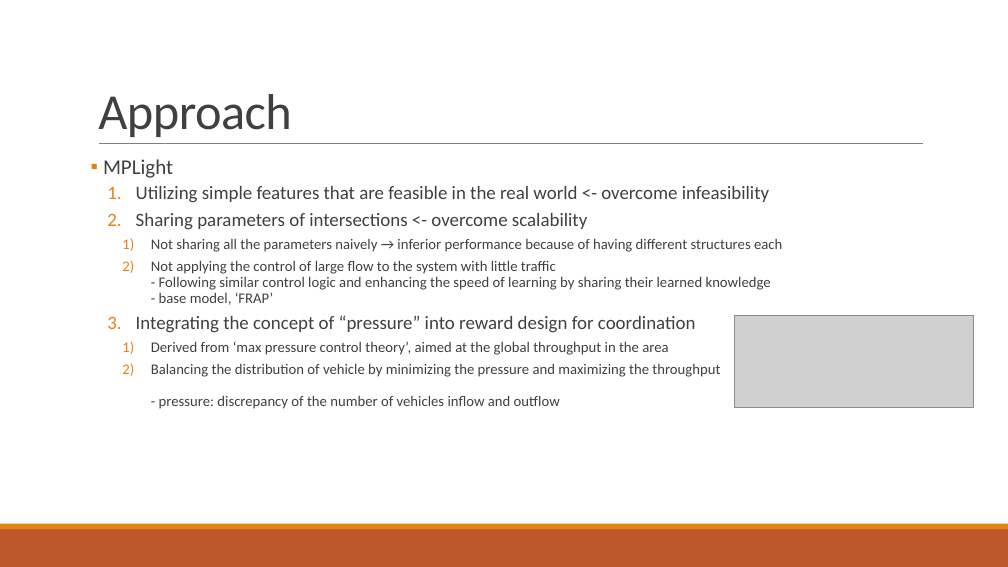
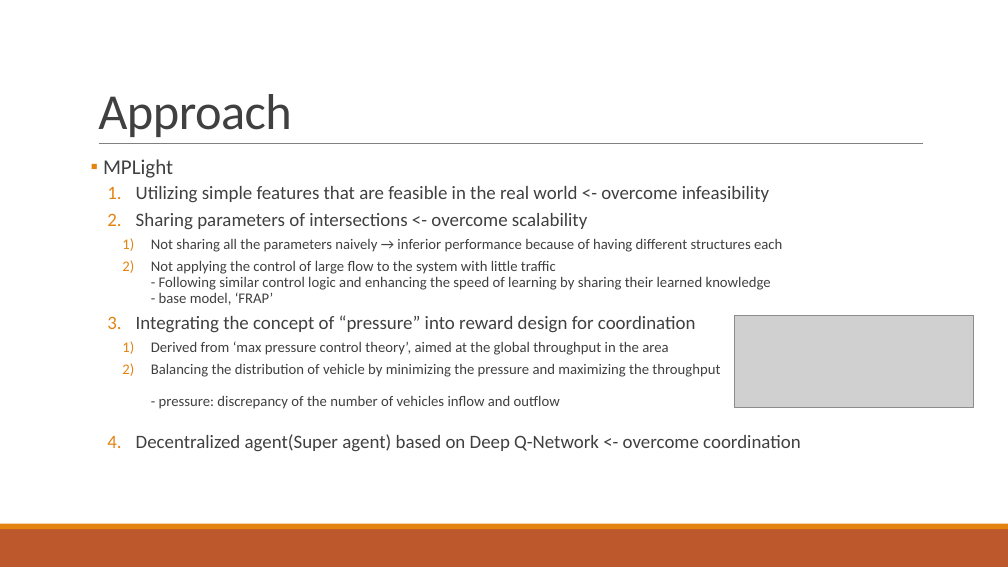
Before and after one commit to 3neutronstar/traffic-optimization_RL, a slide deck: slide 20 of 1st_Seminar(강민수).pptx. Drawn at 1008x567 pixels with LibreOffice and Linux fonts; fonts in the diff are those of the drawing; grey boxes stand for pictures. Boxes give left, top, right and bottom in pixels: in the first picture for what was removed or moved away, otherwise in the second. Text is boxed around its words. In the diff, an @@ line names an element or a change of style, - is before the commit and + after.

```diff
--- a/1st_Seminar(강민수).pptx
+++ b/1st_Seminar(강민수).pptx
@@ text at (136,434,801,452): paragraph added @@
+  4. Decentralized agent(Super agent) based on Deep Q-Network <- overcome coordination
```
Also in this commit, not shown: 9 other slides changed, 10 slides added, 3 slides removed, 2 other files.
